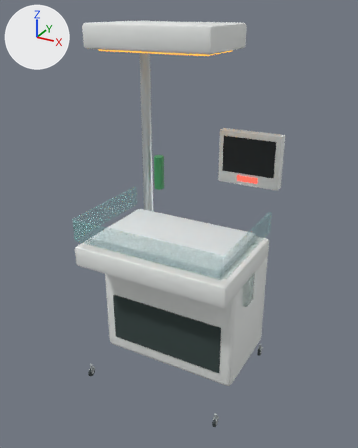
Before and after pictures for a commit that changed the glTF model content/assets/models/sc-infant-warmer.glb.
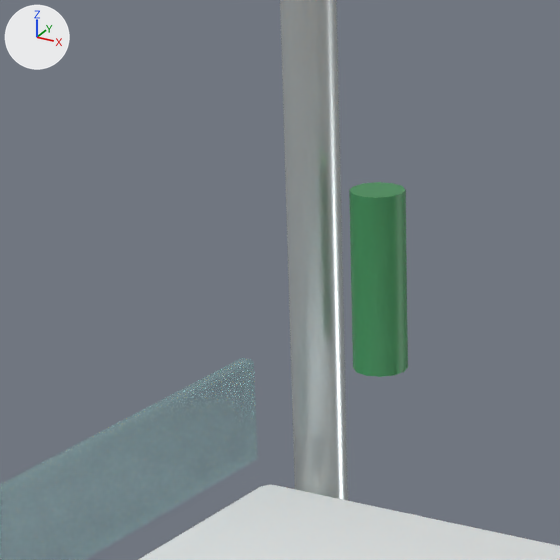
There are two pictures of each version: one whole from a 50 mm lens placed at (1.22, -2.2, 2.07), pointed at (0.01, -0.01, 0.98), one close up on the part from 26% to 53% of the width and 27% to 50% of the height. Every picture has the same lights, and +X, +Y and +Z are marked at upper left. The last two pictures show the newer version. Vertices at exactly the same position are counted once.

Objects in the first close-up: 'sc-infant-warmer'.
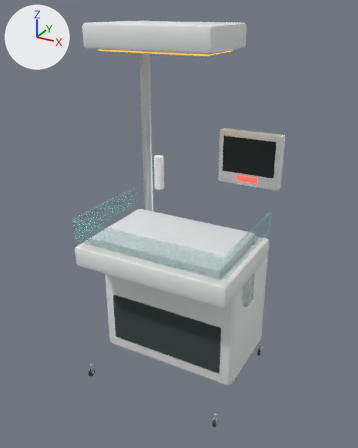
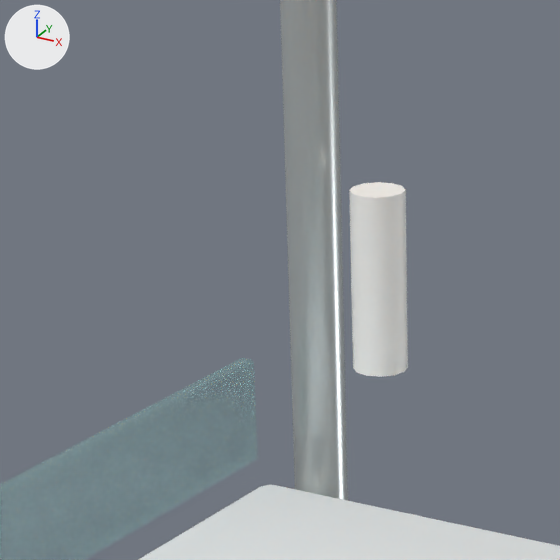
Edits to the scene script, one JSON object a line:
```json
{"block": "me_sc_infant_warmer", "where": "me_sc_infant_warmer.from_pydata(...)  # 1152 vertices, 2180 faces; spans x -0.45..0.46, y -0.37..0.37, z 0.0..2.0"}
{"block": "me_sc_infant_warmer", "where": "# used by ob_sc_infant_warmer; location = (0.0, 0.0, 0.0)"}
{"block": "me_sc_infant_warmer", "change": "me_sc_infant_warmer part 1: 44 faces centred in x -0.31..-0.25, y 0.24..0.3, z 1.05..1.25 are repainted in the vertex colours; the middle colour goes from green #3f8f5a to white #f8faf9"}
```

Boxes [x1, y1, x2, y2] around the edits, measured in the close-ups (560 x 560 px):
```json
{"part": 1, "of": "me_sc_infant_warmer", "change": "recoloured", "before": [349, 182, 408, 377], "after": [349, 182, 408, 377], "on screen": "green to white"}
```
